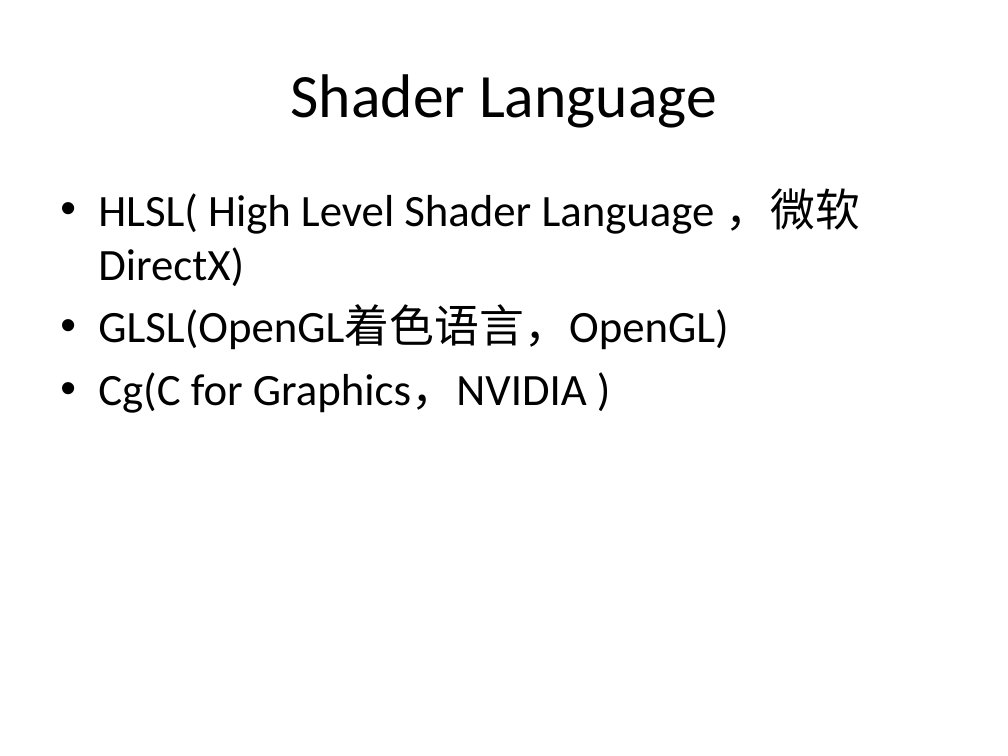
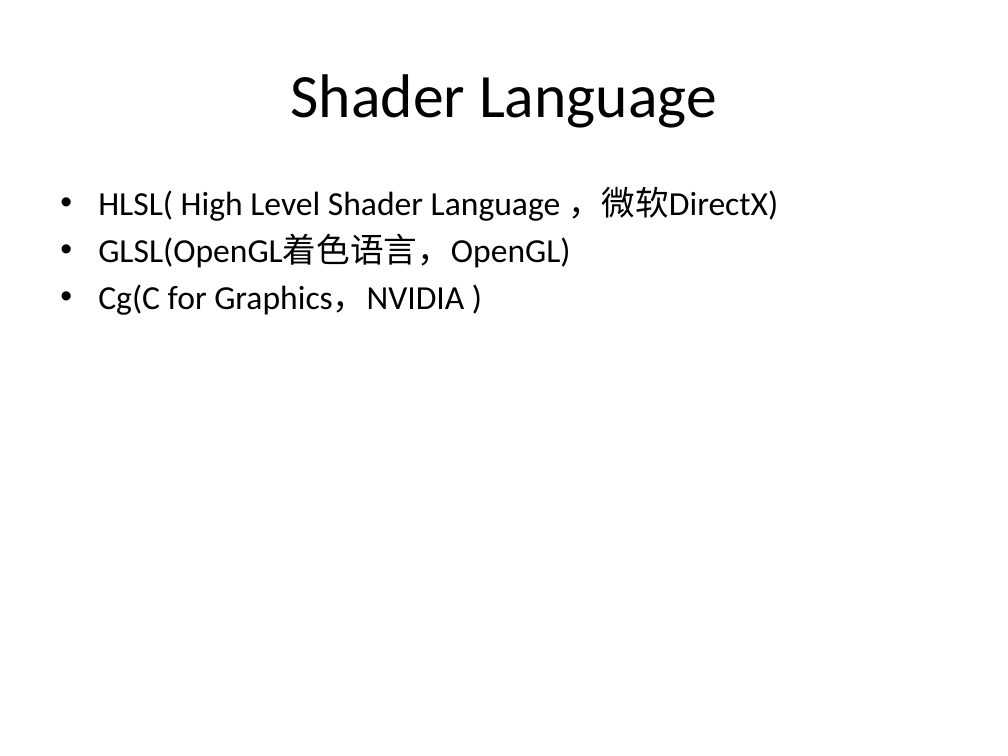
Before and after one commit to eangulee/UnityPerformanceOptimization, a slide deck: slide 21 of GPU Render Pipepline.pptx (slide 16 before the commit). Drawn at 1008x756 pixels with LibreOffice and Linux fonts; fonts in the diff are those of the drawing. Boxes give left, top, right and bottom in pixels: in the first picture for what was removed or moved away, otherwise in the second. Text is boxed around its words. In the diff, an @@ line names an element or a change of style, - is before the commit and + after.

```diff
--- a/GPU Render Pipepline.pptx
+++ b/GPU Render Pipepline.pptx
@@ text "HLSL( High Level Shader Language ..." at (98,186,778,315): size 32 to 24 pt; less space between paragraphs @@
```
Also in this commit, not shown: 3 other slides changed, 5 slides added.
